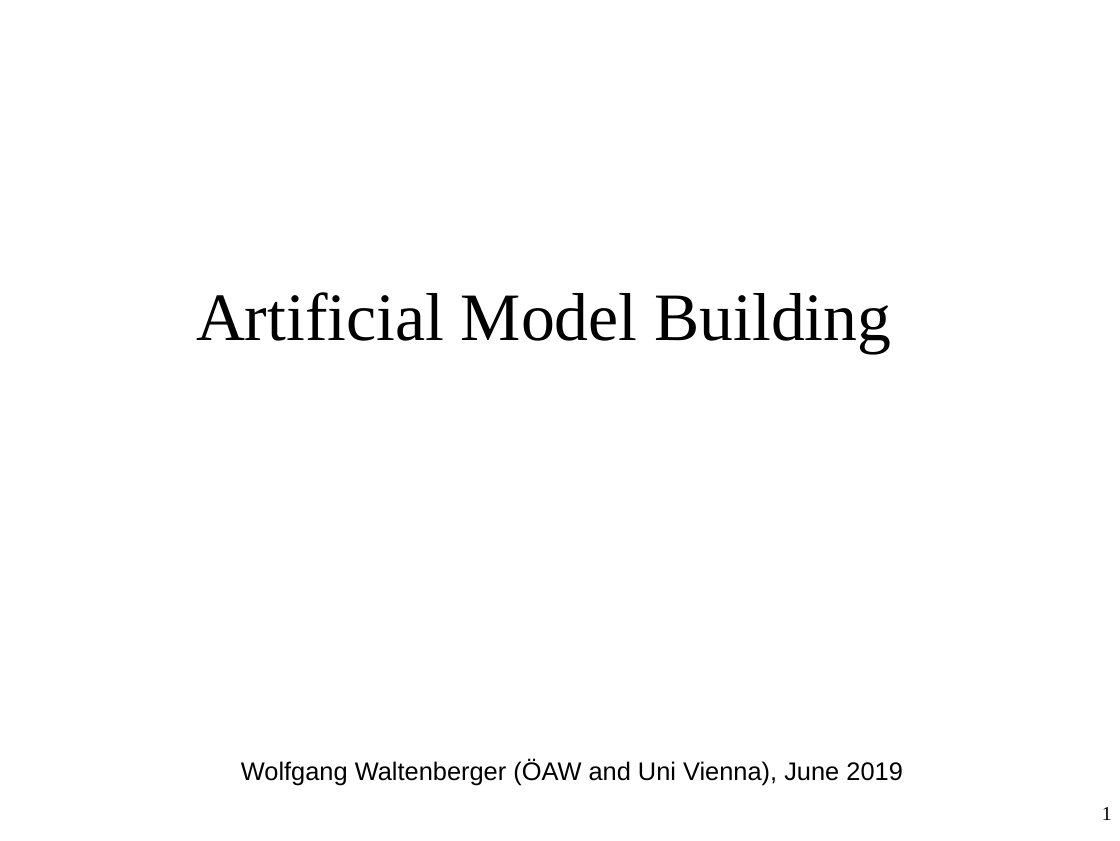
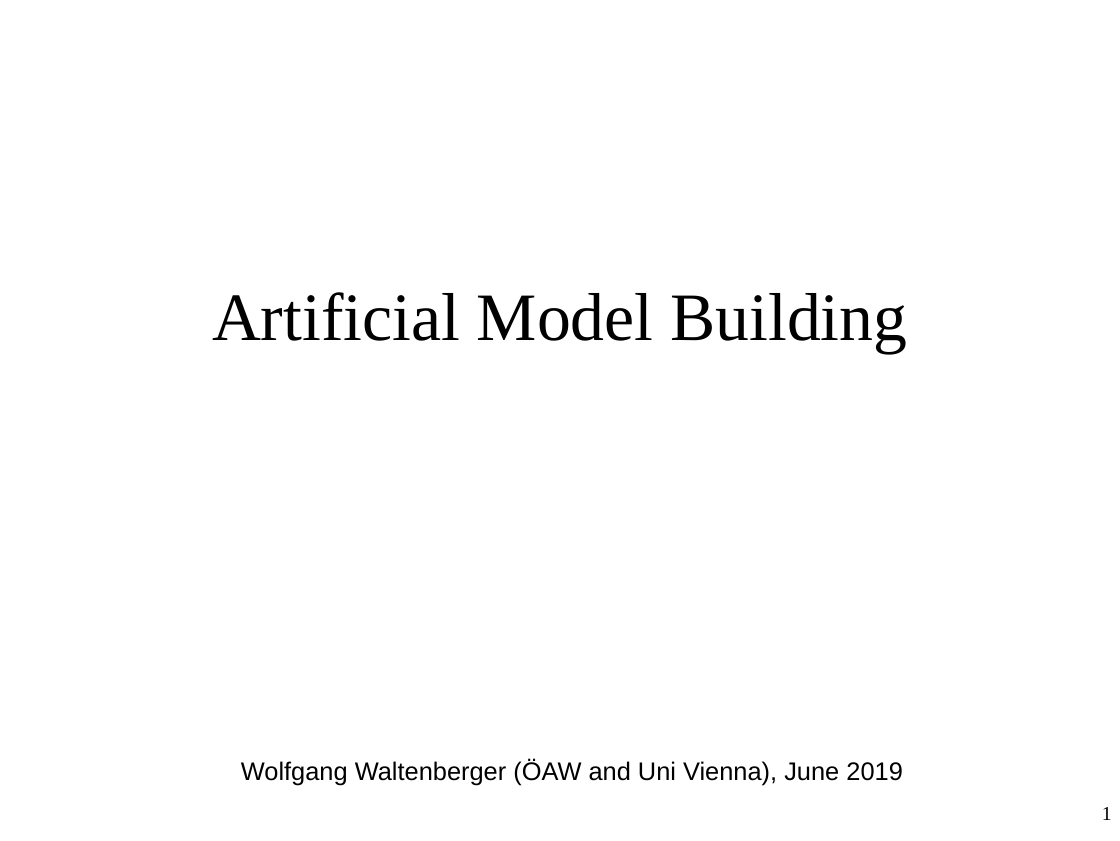
Before and after one commit to SModelS/smodels-utils, a slide deck: slide 1 of combinations/amb.odp. Drawn at 1120x841 pixels with LibreOffice and Linux fonts; fonts in the diff are those of the drawing. Boxes give left, top, right and bottom in pixels: in the first picture for what was removed or moved away, otherwise in the second. Text is boxed around its words. In the diff, an @@ line names an element or a change of style, - is before the commit and + after.

```diff
--- a/combinations/amb.odp
+++ b/combinations/amb.odp
@@ text "Artificial Model Building" moved from (x1=196, y1=292, x2=891, y2=354) to (x1=212, y1=292, x2=908, y2=354) @@
```
Also in this commit, not shown: 6 other slides changed, 4 slides added, 2 other files.
